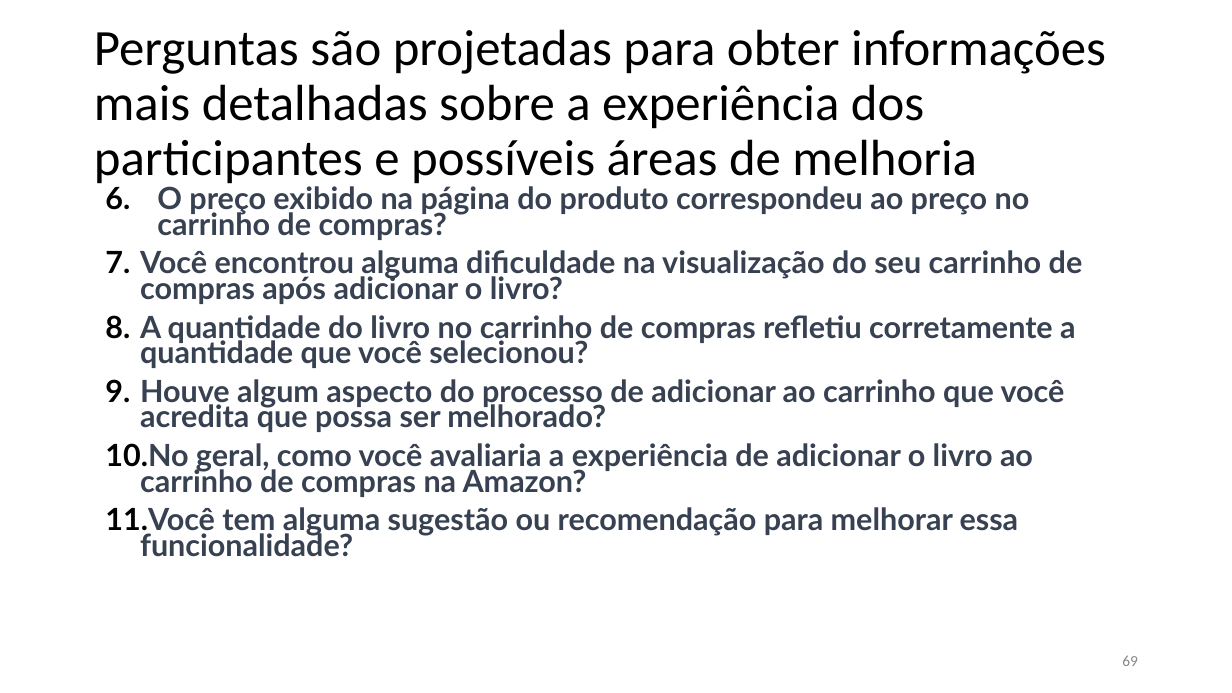
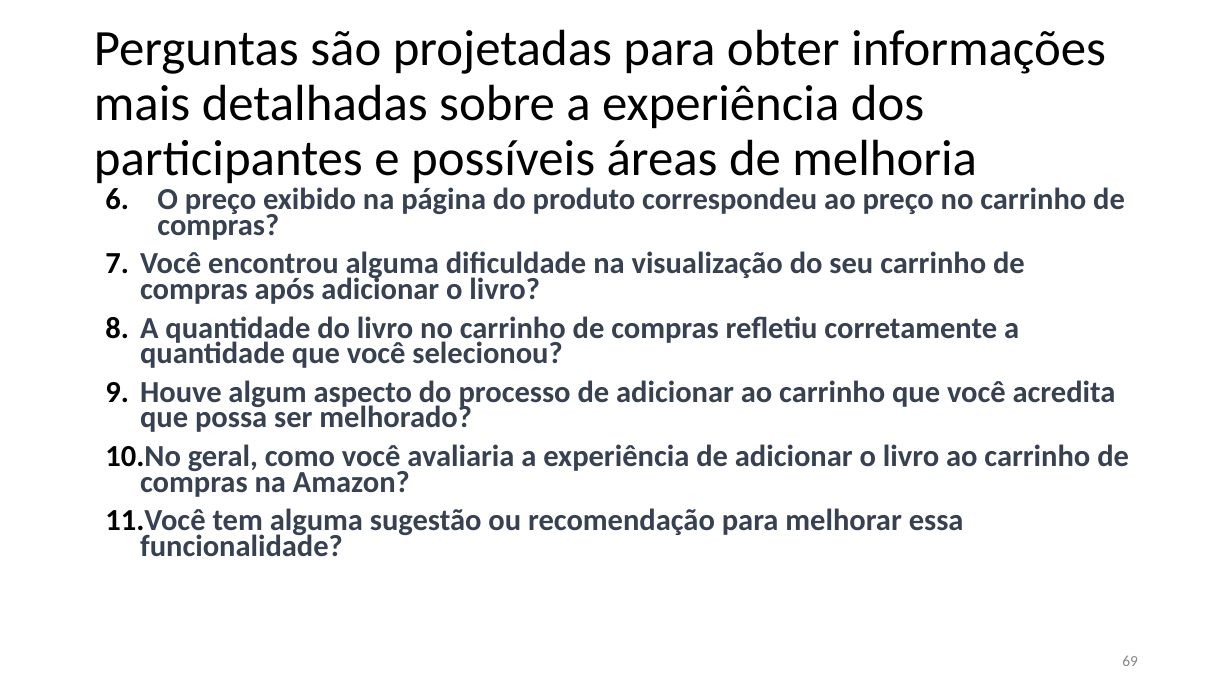
Before and after one commit to JoaoChoma/testeequalidadedesoftware, a slide deck: slide 69 of SEMANA14/semana 14.pptx. Drawn at 1232x693 pixels with LibreOffice and Linux fonts; fonts in the diff are those of the drawing. Boxes give left, top, right and bottom in pixels: in the first picture for what was removed or moved away, otherwise in the second. Text is boxed around its words. In the diff, an @@ line names an element or a change of style, - is before the commit and + after.

```diff
--- a/SEMANA14/semana 14.pptx
+++ b/SEMANA14/semana 14.pptx
@@ text "O preço exibido na página ..." at box(105, 187, 1129, 557): font Lato to Calibri @@
```
Also in this commit, not shown: 1 other slide changed, 2 other files.
